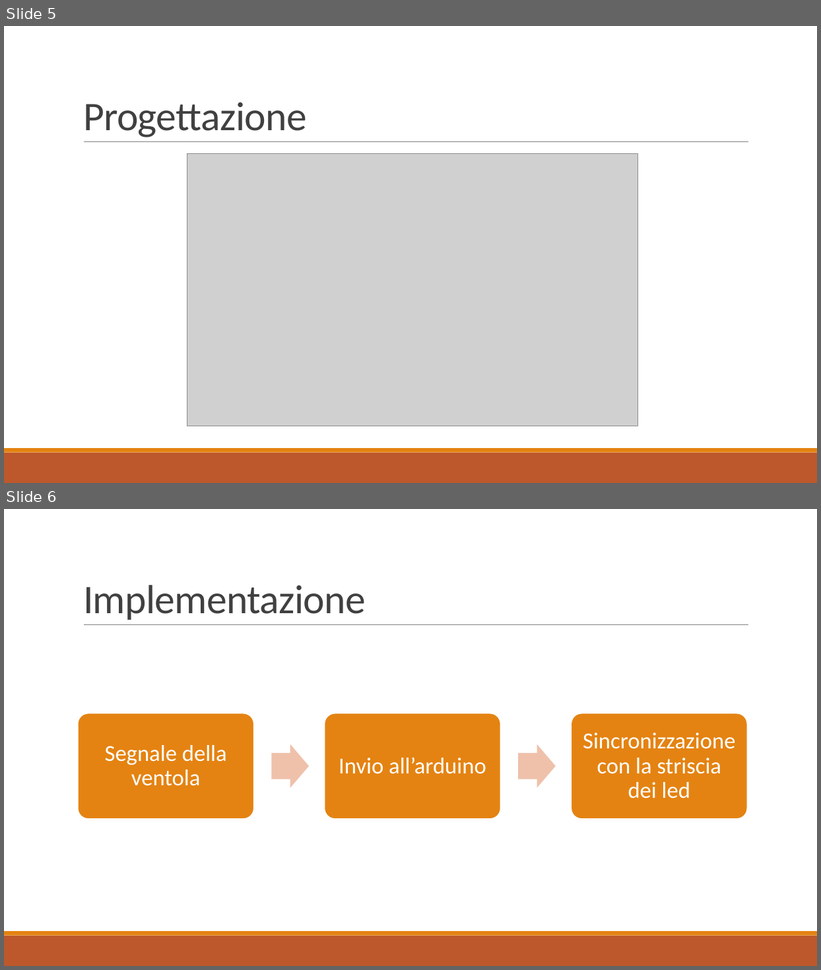
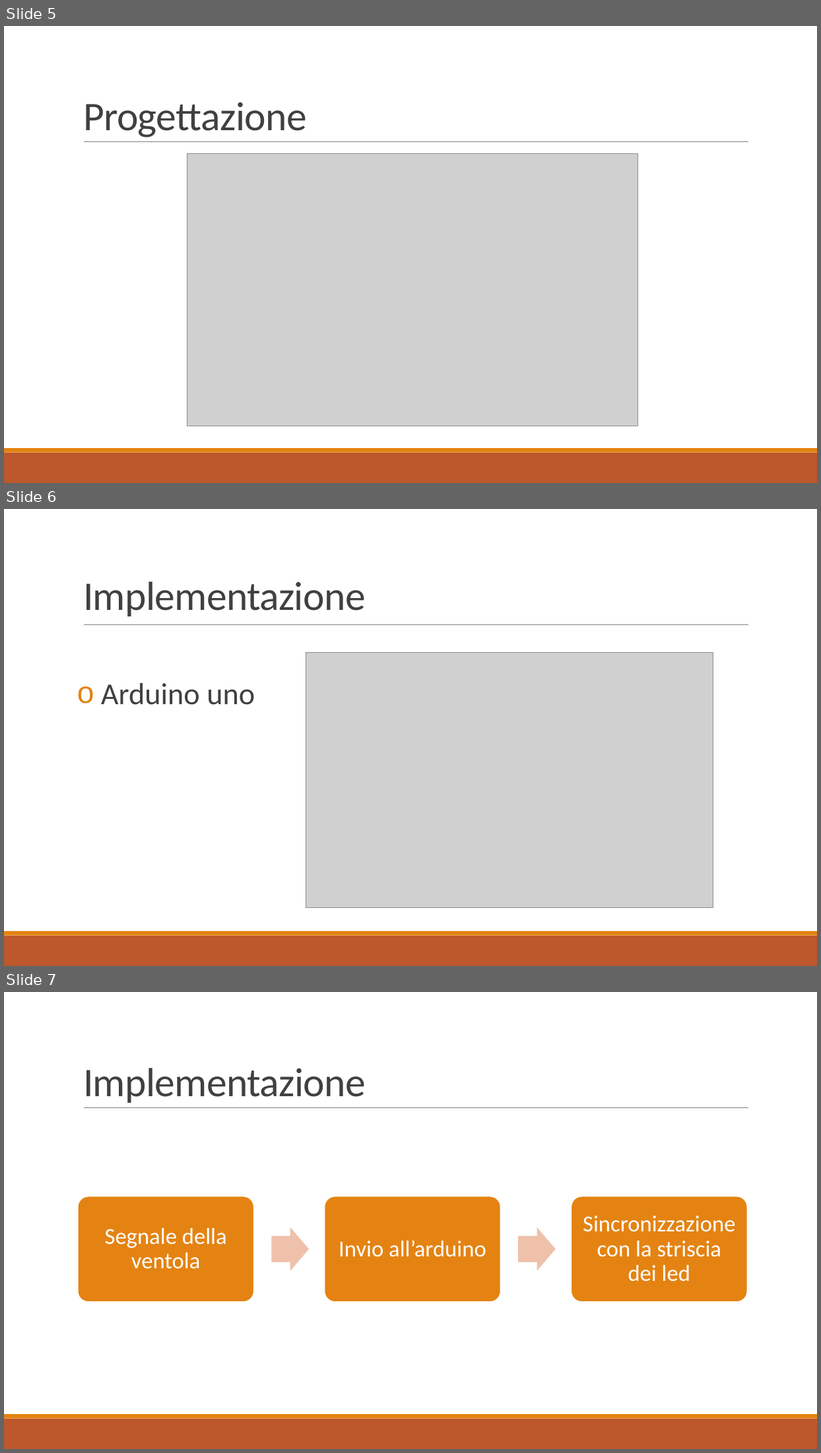
Before and after one commit to nemastojanovic/Fan-Clock, a slide deck: Documentazione/I3_PRESENTAZIONE_PROG2.pptx. Shown one above the other, each under a label of ours: slides 5 and 6 before the commit, slides 5, 6 and 7 after it. The pictures are 821x970 and 821x1453 pixels, drawn with LibreOffice and Linux fonts; fonts in the diff are those of the drawing; grey boxes stand for pictures. Boxes give left, top, right and bottom in pixels: in the first picture for what was removed or moved away, otherwise in the second. Text is boxed around its words. In the diff, an @@ line names an element or a change of style, - is before the commit and + after.

```diff
--- a/Documentazione/I3_PRESENTAZIONE_PROG2.pptx
+++ b/Documentazione/I3_PRESENTAZIONE_PROG2.pptx
@@ slide 6 added at (4,509,817,966), background #FFFFFF; not listed: 3 template elements that a slide beside it also shows @@
@@ text added at (83,582,366,617), 48 pt, text #404040 @@
+Implementazione
@@ picture added at (306,652,713,908) @@
@@ text added at (101,683,255,705), 36 pt, text #404040 @@
+o Arduino uno
@@ what was slide 6 is now slide 7 @@
```
Also in this commit, not shown: 4 slides changed, 3 other slides added.
